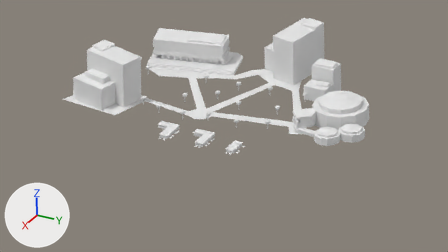
One commit to the Blender file Assets/Models/Office/office.blend: the scene before it, then after it.
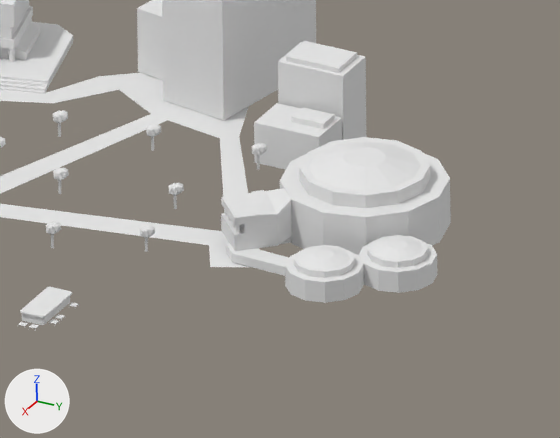
Each version is shown from the file's camera 'Camera', then close up on the part from 49% to 91% of the width and 18% to 76% of the height. Lighting does not change. The marker at lower left points along +X, +Y and +Z.

Names of what the first close-up shows: 'Building 2', 'Cafe', 'Engineering Facility', 'Large Building', 'Paths', 'Research Lab', 'Research Lab Base', 'Small Building'.
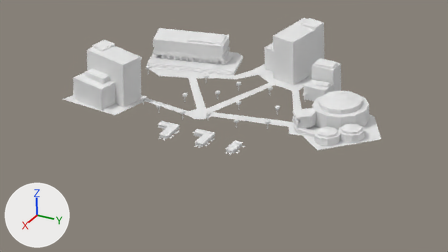
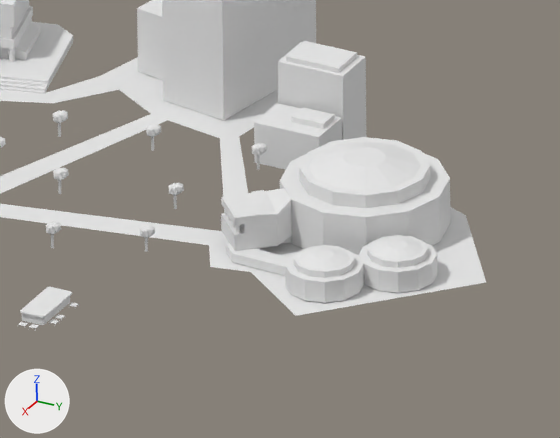
Commit message: office and ui fixes

Pixel boxes [x1, y1, x2, y2] of what changed, in the close-ups (560 x 438 px; the box of a moved part takes in the faces that stretch with it):
'Paths', reshaped: before [0, 73, 249, 267]; after [0, 57, 486, 316]
part 1 of me_cube_026, moved or reshaped: before [100, 73, 249, 138]; after [100, 57, 278, 138]
part 2 of me_cube_026, moved or reshaped: before [209, 234, 249, 267]; after [209, 207, 486, 316]

Edits to the bpy script that builds the scene:
```text
Change me_cube_026:
    where me_cube_026.from_pydata(...)  # 33 vertices, 11 faces; spans x -6.9..11.3, y 0.0..14.9, z -1.0
    used by ob_paths; parent = ob_campus; location = (-7.79, 7.456, 1.014); rotation_euler = (0.0, 0.0, -1.835), in degrees (0, 0, -105)
    verts and faces of me_cube_026; kept vertices keep their numbers, new ones are numbered from 33
    before: 0 (2.9, 0.2, -1.0), 4 (-0.3, 0.0, -1.0) at pixel (248, 106)
    before: 18 (-6.9, 6.8, -1.0) at pixel (255, 267), 19 (-5.4, 5.3, -1.0), 20 (-6.0, 7.6, -1.0) at pixel (210, 266), 21 (-4.9, 5.8, -1.0), 32 (-5.1, 6.7, -1.0) at pixel (209, 245)
    me_cube_026 part 1
    add verts[0] = (3.8, -3.0, -1.0)  # moved
    add verts[4] = (-0.8, -3.3, -1.0)  # moved
    me_cube_026 part 2
    add delete_vertices([18])  # with the faces that use them
    add verts[33] = (-7.0, 7.1, -1.0)  # pixel (250, 271)
    add verts[34] = (-6.2, 0.5, -1.0)
    add verts[35] = (-4.8, 3.1, -1.0)
    add verts[36] = (-12.0, 3.5, -1.0)  # pixel (486, 282)
    add verts[37] = (-9.6, 8.2, -1.0)  # pixel (295, 315)
    add verts[38] = (-8.9, 0.9, -1.0)  # pixel (465, 215)
    add faces += [(19, 21, 32, 20, 33, 37, 36, 38, 34, 35)]
```
